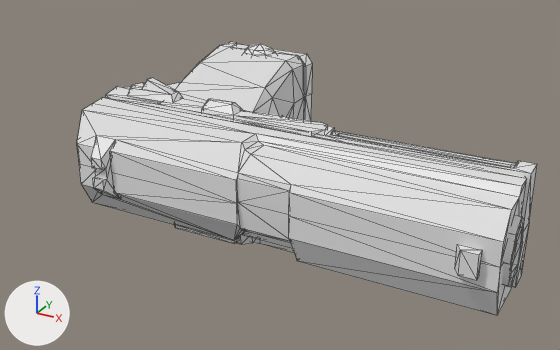
Two versions of the FBX model batDemo/Assets/GameAssets/battleAssets/Weapon/Pistol/Pistol_P99_Base_0_Mod.FBX, one commit apart.
Before and after are seen from a 50 mm camera at (0.28, -0.551, 0.252) aimed at (-0.025, 0.003, -0.025). The axes (+X, +Y, +Z) are drawn at lower left. The lights are the same throughout. Mesh edges are drawn as thin lines. Materials are left out; every surface is plain grey. Where no turn or scale is listed for an object, it has been applied to the vertices.

The first picture shows 'Pistol_P99_Base_0_Mod'.
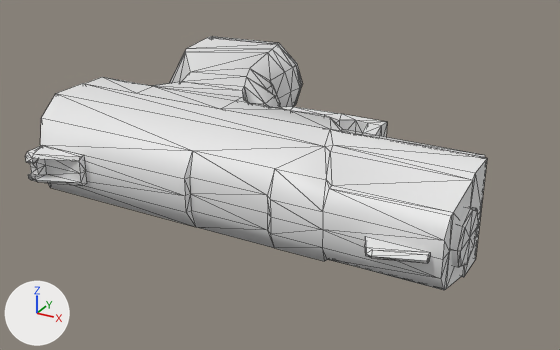
What differs and where, as boxes (x1, y1, x2, y2) in the pictures (560 x 350 px):
'Pistol_P99_Base_0_Mod', reshaped (7% shorter)
    before: (77, 42, 537, 316)
    after: (25, 36, 487, 290)
part 1 of me_mesh, rebuilt
    before: (106, 42, 537, 287)
    after: (85, 36, 485, 158)
part 2 of me_mesh, rebuilt
    before: (77, 97, 527, 316)
    after: (40, 83, 487, 290)
part 3 of me_mesh, rebuilt
    before: (233, 44, 312, 121)
    after: (211, 36, 302, 103)
part 4 of me_mesh, rebuilt
    before: (502, 215, 524, 287)
    after: (451, 207, 478, 267)
part 5 of me_mesh, added
    after: (25, 145, 87, 186)
part 6 of me_mesh, added
    after: (365, 236, 430, 263)
part 7 of me_mesh, deleted
    before: (91, 44, 482, 280)

What the commit changed:
me_mesh is used by ob_pistol_p99_base_0_mod; location (0.0, 0.0, 0.0).
me_mesh had 590 vertices, 1042 faces and spanned x -0.186..0.2, y -0.117..0.159, z -0.052..0.058.
me_mesh now has 375 vertices, 704 faces and spans x -0.222..0.167, y -0.136..0.184, z -0.044..0.044.
me_mesh part 1: the loose piece of 225 vertices spanning x -0.186..0.197, y -0.053..0.158, z -0.044..0.044 is rebuilt with 187 vertices and now spans x -0.222..0.162, y -0.032..0.178, z -0.044..0.044.
me_mesh part 2: the loose piece of 78 vertices spanning x -0.167..0.196, y -0.109..-0.052, z -0.042..0.043 is rebuilt with 62 vertices and now spans x -0.214..0.162, y -0.116..-0.032, z -0.041..0.041.
me_mesh part 3: the loose piece of 38 vertices spanning x -0.164..-0.061, y -0.001..0.159, z -0.042..0.042 is rebuilt with 32 vertices and now spans x -0.203..-0.088, y 0.032..0.184, z -0.044..0.044.
me_mesh part 4: the loose piece of 32 vertices spanning x 0.049..0.2, y -0.101..-0.067, z -0.027..0.027 is rebuilt with 25 vertices and now spans x -0.029..0.167, y -0.1..-0.056, z -0.022..0.022.
me_mesh part 5: a new loose piece of 32 vertices spanning x -0.186..-0.141, y -0.136..-0.116, z -0.012..0.014.
me_mesh part 6: a new loose piece of 15 vertices spanning x 0.106..0.152, y -0.134..-0.116, z -0.003..0.003.
me_mesh part 7: 14 loose pieces with 217 vertices, spanning x -0.172..0.193, y -0.117..0.143, z -0.052..0.058, are deleted.
